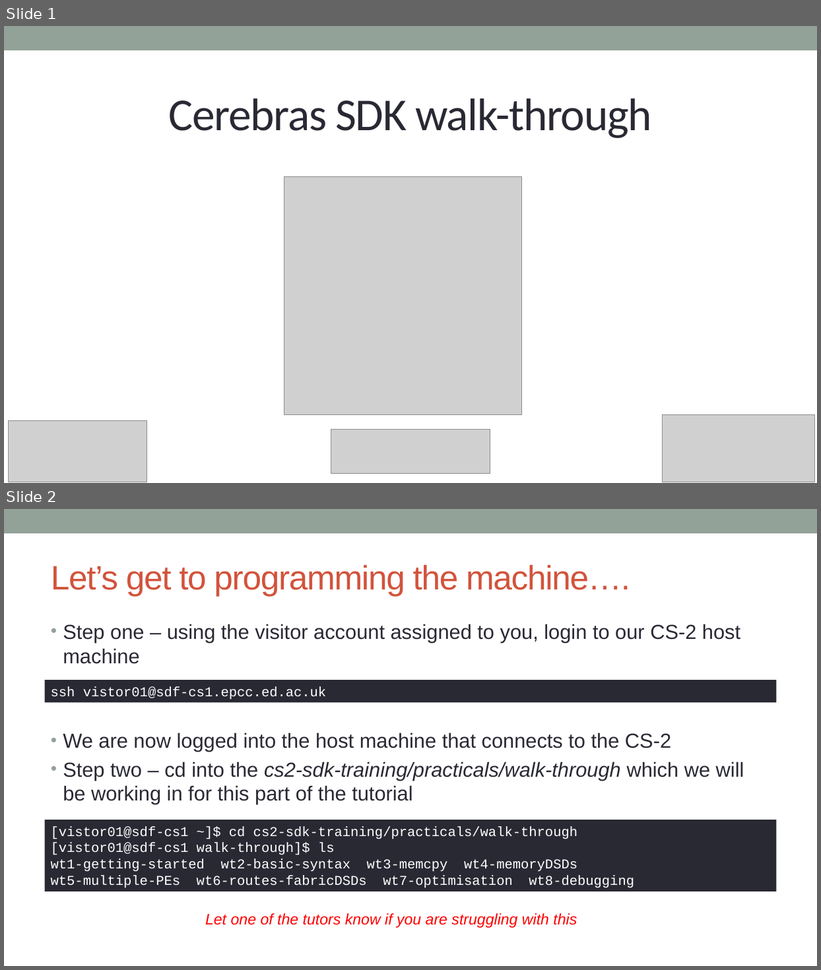
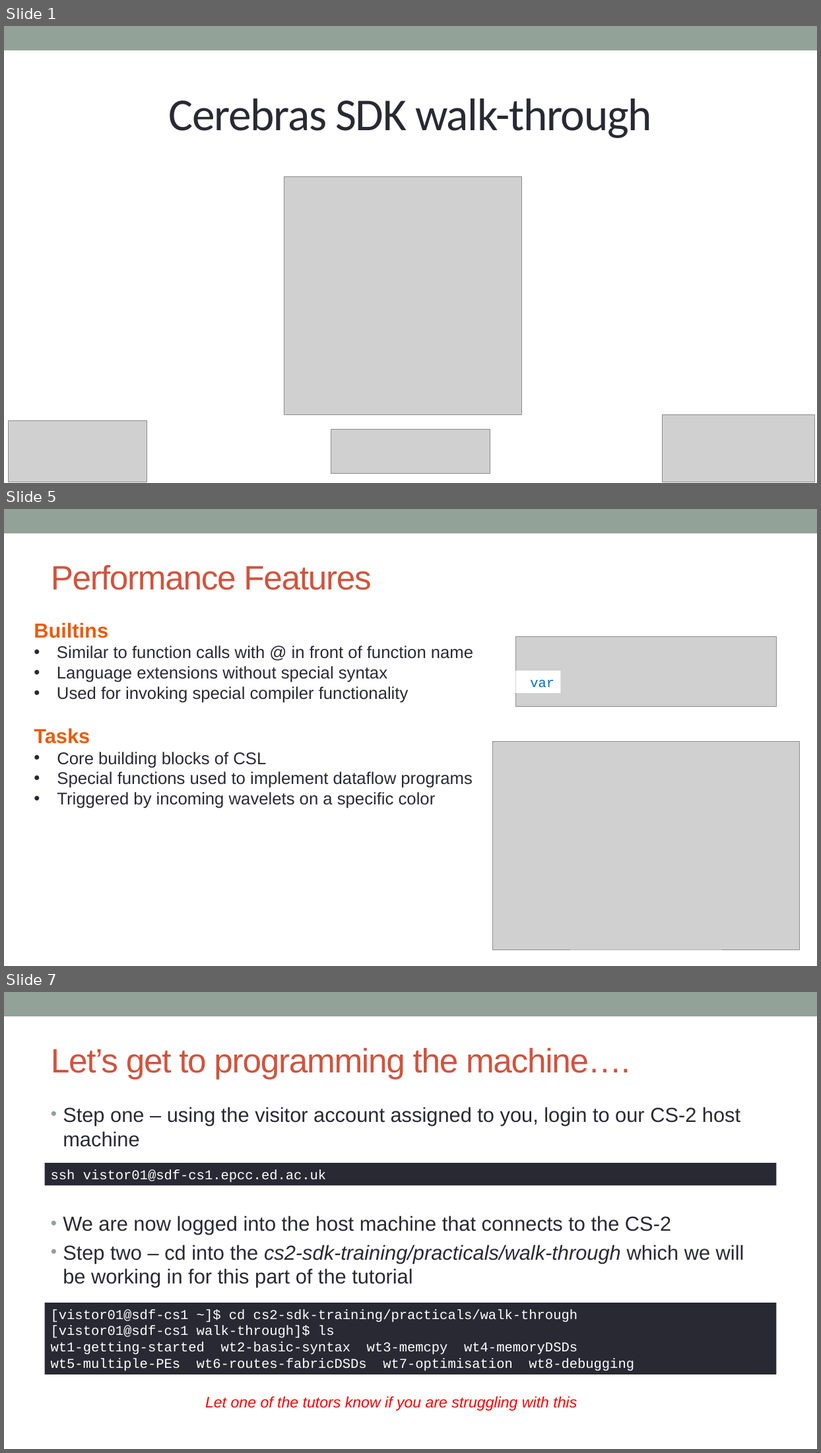
Before and after one commit to EPCCed/cs2-sdk-training, a slide deck: lectures/Cerebras SDK walkthrough.pptx. Shown one above the other, each under a label of ours: slides 1 and 2 before the commit, slides 1, 5 and 7 after it; the slides between them are not shown. The pictures are 821x970 and 821x1453 pixels, drawn with LibreOffice and Linux fonts; fonts in the diff are those of the drawing; grey boxes stand for pictures. Boxes give left, top, right and bottom in pixels: in the first picture for what was removed or moved away, otherwise in the second. Text is boxed around its words. In the diff, an @@ line names an element or a change of style, - is before the commit and + after.

```diff
--- a/lectures/Cerebras SDK walkthrough.pptx
+++ b/lectures/Cerebras SDK walkthrough.pptx
@@ slide 5 added at [4,509,817,966], background #FFFFFF; not listed: 1 template element that a slide beside it also shows @@
@@ title added at [51,565,372,590], 40 pt, text #D2533C @@
+Performance Features
@@ text added at [34,623,473,809], 20 pt, text #292934 @@
+Builtins
+• Similar to function calls with @ in front of function name
+• Language extensions without special syntax
+• Used for invoking special compiler functionality
+Tasks
+• Core building blocks of CSL
+• Special functions used to implement dataflow programs
+• Triggered by incoming wavelets on a specific color
@@ picture added at [516,637,777,706] @@
@@ rectangle added at [516,671,561,693], fill #FFFFFF, 16 pt, text #0070C0 @@
+var
@@ picture added at [492,742,799,950] @@
@@ what was slide 2 is now slide 7 @@
```
Also in this commit, not shown: 4 other slides added.
